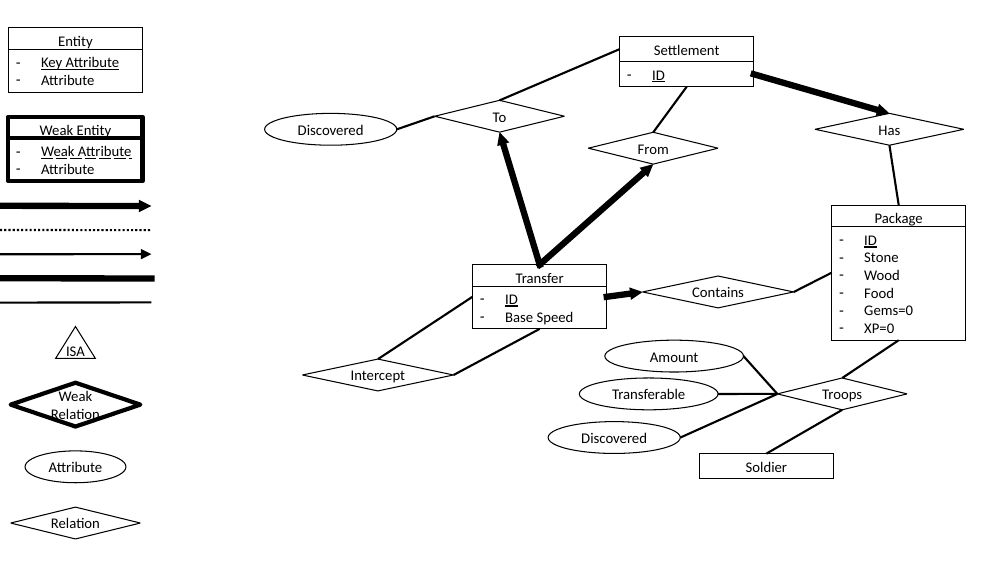
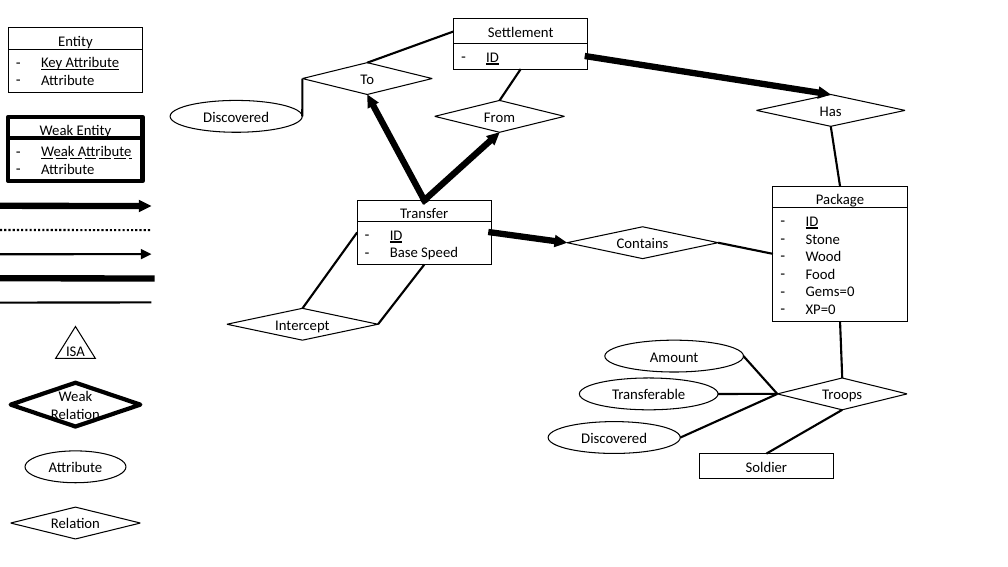
Before and after one commit to JeCheeseSmith/Clash-of-ppdb-s, a slide deck: slide 3 of documentation/Database Design.pptx. Drawn at 1008x567 pixels with LibreOffice and Linux fonts; fonts in the diff are those of the drawing; background and template pictures are left out. Boxes give left, top, right and bottom in pixels: in the first picture for what was removed or moved away, otherwise in the second. Text is boxed around its words. In the diff, an @@ line names an element or a change of style, - is before the commit and + after.

```diff
--- a/documentation/Database Design.pptx
+++ b/documentation/Database Design.pptx
@@ rectangle "Settlement": place and size @@
-rectangle "Settlement" at [619, 36, 754, 61]
+rectangle "Settlement" at [454, 19, 588, 44]
@@ line moved from (435, 116) - (397, 129) to (454, 32) - (368, 63) @@
@@ rectangle "ID": place and size @@
-rectangle "ID" at [619, 62, 754, 87]
+rectangle "ID" at [454, 44, 588, 69]
@@ arrow moved from (754, 74) - (890, 113) to (588, 57) - (831, 95) @@
@@ diamond "To": place and size @@
-diamond "To" at [435, 101, 565, 132]
+diamond "To" at [302, 63, 433, 95]
@@ line added from (302, 79) to (302, 116), #000000 2 pt @@
@@ line moved from (620, 49) - (500, 101) to (500, 101) - (521, 69) @@
@@ line removed from (653, 132) to (687, 87) @@
@@ ellipse "Discovered": place and size @@
-ellipse "Discovered" at [265, 113, 397, 145]
+ellipse "Discovered" at [170, 101, 302, 132]
@@ arrow added from (424, 200) to (368, 95), #000000 6 pt @@
@@ diamond "From": place and size @@
-diamond "From" at [588, 132, 718, 164]
+diamond "From" at [435, 101, 565, 132]
@@ arrow moved from (540, 265) - (500, 132) to (424, 200) - (500, 132) @@
@@ 2 rectangles, 1 diamond, 1 line: place and size @@
-2 rectangles, 1 diamond, 1 line at [815, 113, 966, 340]
+2 rectangles, 1 diamond, 1 line at [757, 95, 907, 321]
@@ rectangle "Transfer": place and size @@
-rectangle "Transfer" at [473, 265, 607, 290]
+rectangle "Transfer" at [357, 200, 492, 225]
@@ line added from (357, 232) to (302, 309), #000000 2 pt @@
@@ rectangle "ID": place and size @@
-rectangle "ID" at [473, 287, 607, 329]
+rectangle "ID" at [357, 222, 492, 265]
@@ arrow moved from (540, 265) - (653, 164) to (492, 232) - (567, 243) @@
@@ diamond "Contains": place and size @@
-diamond "Contains" at [643, 276, 794, 308]
+diamond "Contains" at [567, 227, 718, 259]
@@ line moved from (473, 297) - (378, 359) to (424, 265) - (378, 324) @@
@@ line moved from (832, 273) - (794, 292) to (773, 254) - (718, 243) @@
@@ arrow removed from (607, 297) to (643, 292) @@
@@ diamond "Intercept": place and size @@
-diamond "Intercept" at [302, 359, 454, 391]
+diamond "Intercept" at [227, 309, 378, 340]
@@ line removed from (540, 329) to (454, 375) @@
@@ line moved from (899, 340) - (842, 378) to (840, 321) - (842, 378) @@
```
Also in this commit, not shown: 3 other slides changed.
